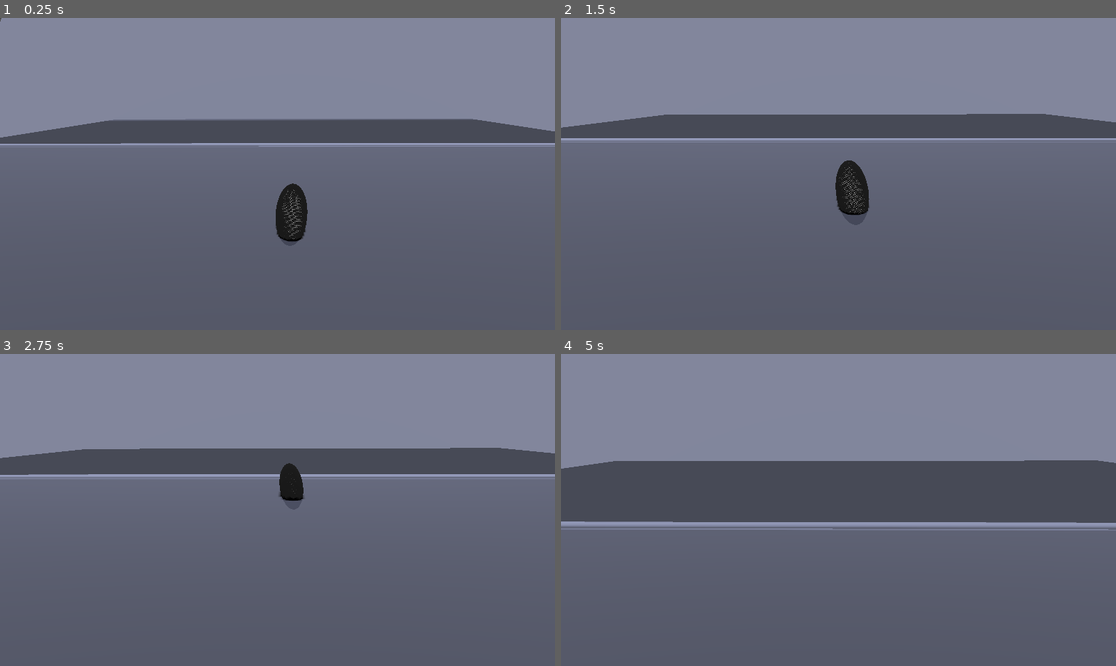
Above: before the commit, frames 1-4 (two rows, left to right).
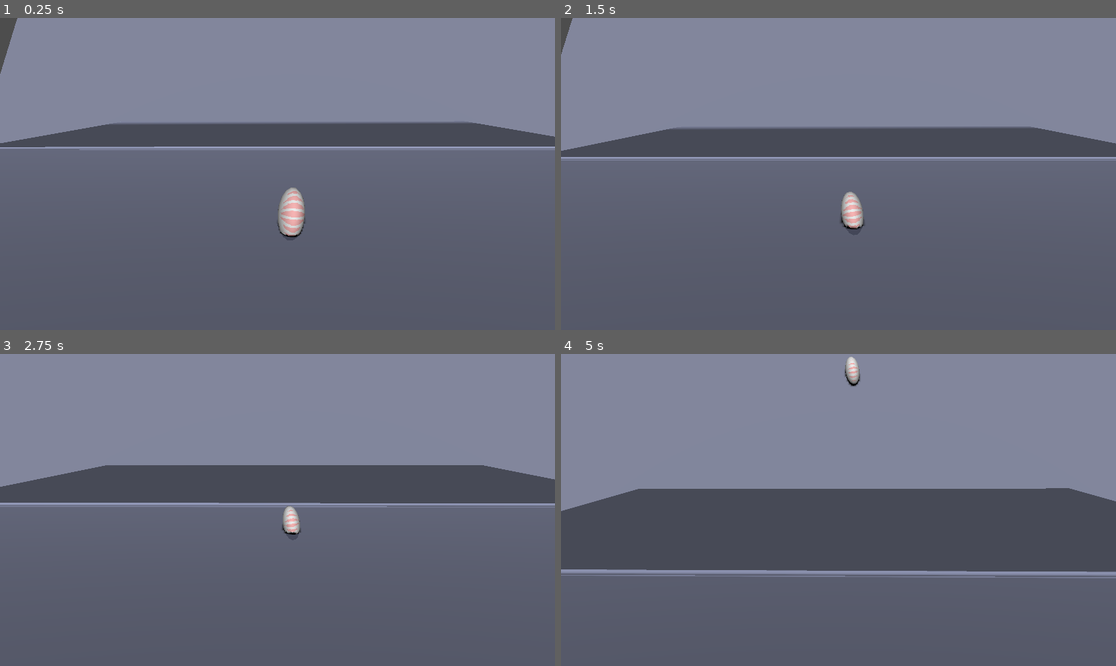
Above: after the commit, the same moments.

Repository: nergnezor/wheel
Game: Godot game, scene res://node_3d.tscn
The game is run twice, just before and just after one commit, with the same random seed, the same clock (stepped at 60 frames per second) and the same inputs.
Inputs:
- Up to frame 1 (0.25 s): no input
- Up to frame 2 (1.5 s): tap Enter (ui_accept) at 0.5, 0.77 s; hold Right (ui_right) 0.53-1.28 s; hold Down (ui_down) from 1.28 s (still down)
- Up to frame 3 (2.75 s): tap Enter (ui_accept) at 1.52 s; release Down (ui_down) at 2.03 s; hold Right (ui_right) from 2.03 s (still down)
- Up to frame 4 (5 s): release Right (ui_right) at 2.78 s; hold Up (ui_up) 2.78-3.53 s; tap Enter (ui_accept) at 3.02, 3.77, 4.52 s; hold Left (ui_left) from 3.53 s (still down)

The runs differ from the first frame. In frame 1, 4.5% of the frame differs, in the area x 0-100%, y 0-72%; in frame 2, 13%; in frame 3, 16%; in frame 4, 27%.

Commit message:
higher camera

Diff:
--- a/Camera3D.gd
+++ b/Camera3D.gd
@@ -19,7 +19,7 @@
 	if player == null:
 		return
 	print(player.global_transform.origin)
-	var target = player.global_transform.origin + Vector3(0, 2, 0)
+	var target = player.global_transform.origin + Vector3(0, 20, 10)
 	var camera_pos = transform.origin
 	var camera_to_target = target - camera_pos
 	var camera_to_target_normal = camera_to_target.normalized()
--- a/node_3d.tscn
+++ b/node_3d.tscn
@@ -23,17 +23,18 @@
 [sub_resource type="ShaderMaterial" id="ShaderMaterial_kragc"]
 render_priority = 0
 shader = ExtResource("2_derep")
-shader_parameter/albedo = Color(1, 1, 1, 1)
-shader_parameter/wire_color = Color(0, 0, 0, 1)
-shader_parameter/wire_width = 0.5
-shader_parameter/wire_smoothness = 0.1
+shader_parameter/albedo = Color(1, 0.478431, 0.47451, 0)
+shader_parameter/wire_color = Color(0.917647, 0.917647, 0.917647, 1)
+shader_parameter/wire_width = 1.599
+shader_parameter/wire_smoothness = 0.02
 
 [sub_resource type="SphereMesh" id="SphereMesh_54p21"]
 material = SubResource("ShaderMaterial_kragc")
 radius = 1.0
+radial_segments = 20
+rings = 8
 
 [node name="main" type="Node3D"]
-transform = Transform3D(1, 0, 0, 0, 1, 0, 0, 0, 1, 0, 0, 0)
 
 [node name="mark" type="StaticBody3D" parent="."]
 transform = Transform3D(1, 0, 0, 0, 0.651038, 0.759043, 0, -0.759043, 0.651038, 0, -16.4282, -12.3211)
